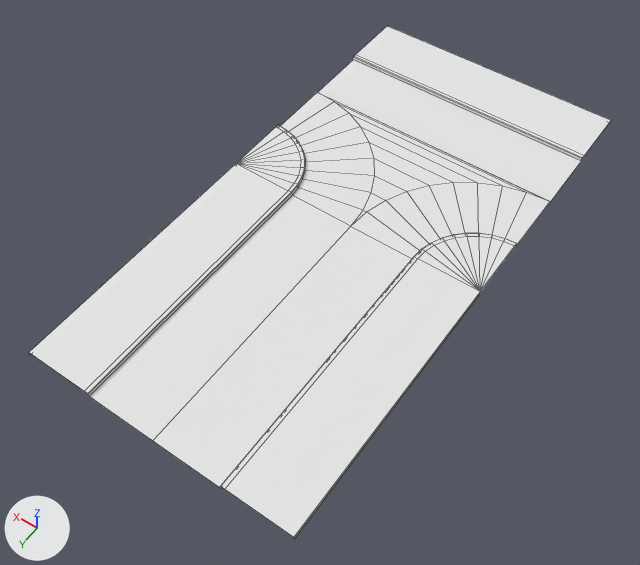
The OBJ model CityRender/assets/roads/road03.obj: old version first, new version second.
Before and after are seen from a 50 mm lens placed at (-2.52, 3.91, 5.2), pointed at (-0.05, 0.44, -0.26). Lighting does not change. The marker at lower left points along +X, +Y and +Z. Mesh edges are drawn as thin lines. Where no turn or scale is listed for an object, it has been applied to the vertices.

Names of what the first picture shows: 'Plane.008_Plane.019'.
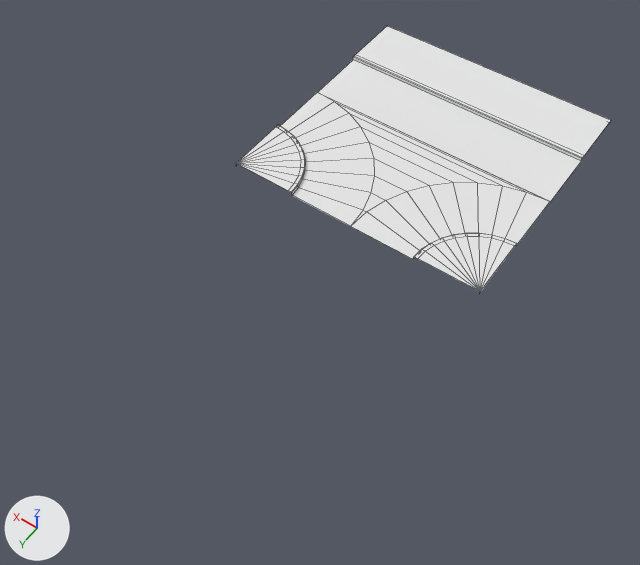
The newer file is also turned or shifted as a whole; pictures and numbers use the older file's frame.

The change in detail:
me_plane_008_plane_019 has 166 vertices, 135 faces and spans x -1.18..1.11, y -2.27..2.3, z 0.0..0.03.
me_plane_008_plane_019 is used by ob_plane_008_plane_019; location (0.0, 0.0, 0.0).
Verts and faces of me_plane_008_plane_019; kept vertices keep their numbers, new ones are numbered from 166.
Before the commit, vertices of me_plane_008_plane_019: 0 (-0.04, 0.01, 0.0) at pixel (350, 226), 1 (0.54, 0.01, 0.0) at pixel (292, 195), 2 (0.54, 2.3, 0.0) at pixel (89, 396), 3 (-0.04, 2.3, 0.0) at pixel (152, 440), 22 (-0.61, 2.3, 0.0) at pixel (220, 488).
Before the commit, vertices of me_plane_008_plane_019: 23 (-0.61, 0.01, 0.0), 42 (1.11, 0.01, 0.0), 43 (1.11, 2.3, 0.0) at pixel (30, 355), 44 (1.11, 2.3, 0.03) at pixel (28, 352), 45 (1.11, 0.01, 0.03) at pixel (236, 163).
Before the commit, vertices of me_plane_008_plane_019: 64 (-1.18, 0.01, 0.0) at pixel (479, 294), 65 (-1.18, 0.01, 0.03) at pixel (480, 291), 66 (-1.18, 2.3, 0.03) at pixel (293, 537), 67 (-1.18, 2.3, 0.0) at pixel (293, 539), 86 (0.54, 0.01, 0.03) at pixel (291, 192).
Before the commit, vertices of me_plane_008_plane_019: 87 (0.54, 2.3, 0.03) at pixel (87, 393), 88 (0.54, 2.3, 0.03) at pixel (88, 394), 89 (0.54, 0.01, 0.03) at pixel (291, 192), 108 (-0.61, 0.01, 0.03) at pixel (414, 256), 109 (-0.61, 0.01, 0.03) at pixel (413, 256).
Before the commit, vertices of me_plane_008_plane_019: 110 (-0.61, 2.3, 0.03) at pixel (220, 486), 111 (-0.61, 2.3, 0.03) at pixel (220, 486), 130 (0.57, 0.01, 0.03) at pixel (288, 190), 131 (0.57, 2.3, 0.03) at pixel (84, 391), 141 (-0.64, 2.3, 0.03) at pixel (224, 489).
Before the commit, vertices of me_plane_008_plane_019: 142 (-0.64, 0.01, 0.03) at pixel (417, 258).
Part 1, on me_plane_008_plane_019:
Vertices deleted: 2, 3, 22, 43, 44, 66, 67, 87, 88, 110, 111, 131, 141 (with the faces that use them).

What differs and where, as boxes [x1, y1, x2, y2] in the pictures (640 x 565 px):
'Plane.008_Plane.019', reshaped (36% narrower, 48% shorter)
    before: [29, 26, 611, 539]
    after: [237, 26, 611, 291]
part 1 of me_plane_008_plane_019, deleted
    before: [29, 163, 480, 539]
